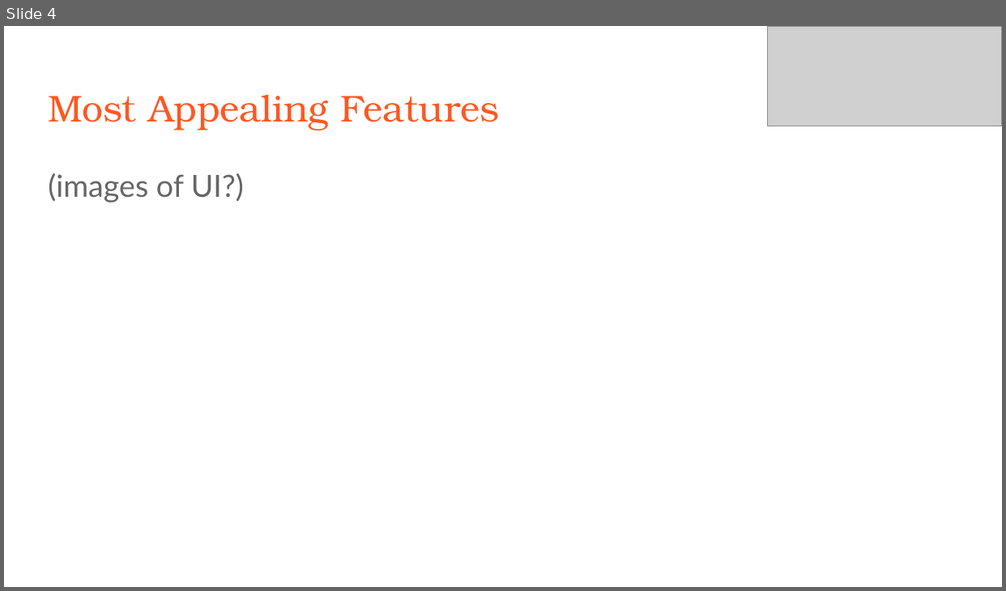
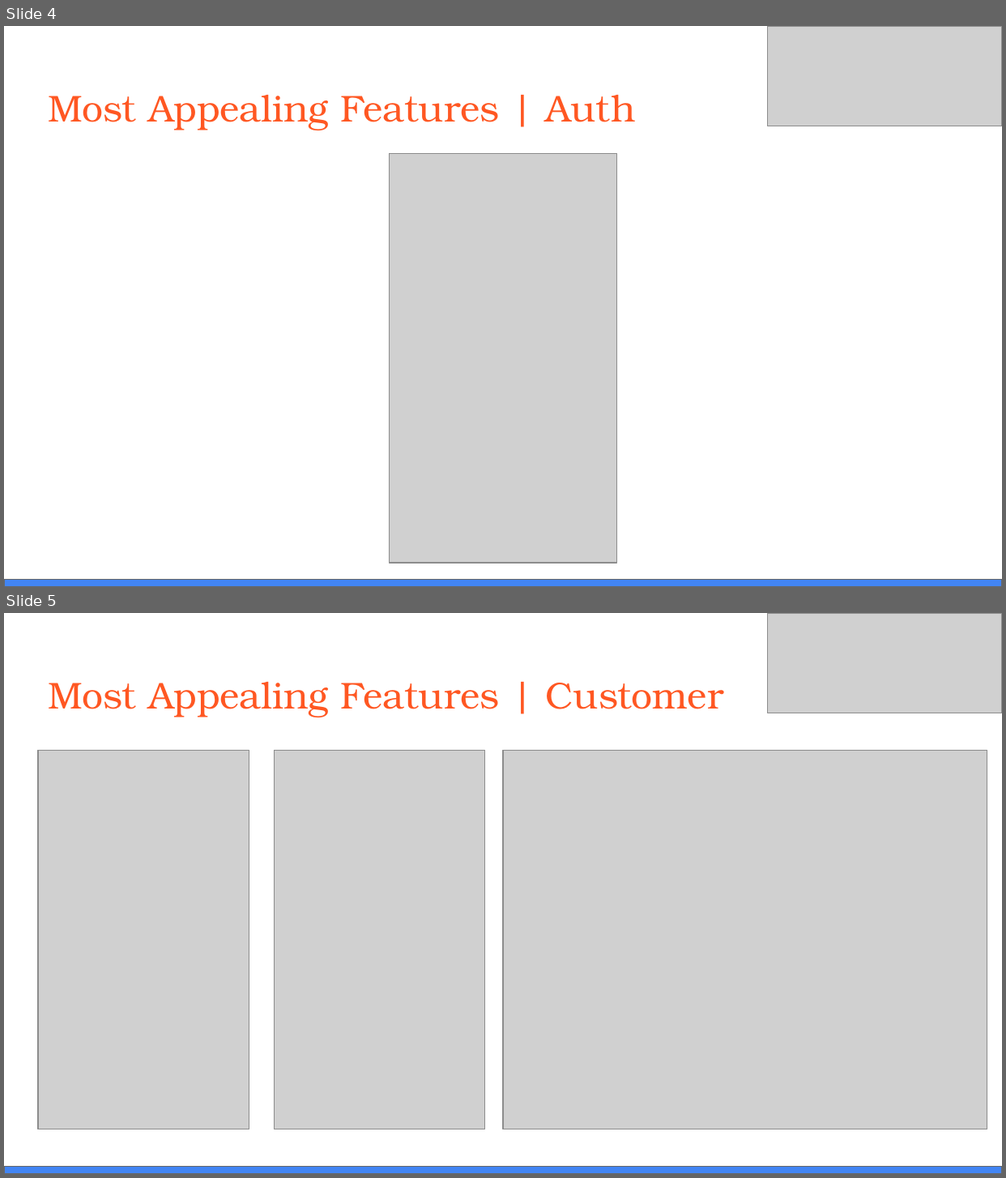
Before and after one commit to tmyarow/CS3704_Project, a slide deck: Restaurant Automation - Final Presentation.pptx. Shown one above the other, each under a label of ours: slide 4 before the commit, slides 4 and 5 after it. The pictures are 1006x591 and 1006x1178 pixels, drawn with LibreOffice and Linux fonts; fonts in the diff are those of the drawing; grey boxes stand for pictures. Boxes give left, top, right and bottom in pixels: in the first picture for what was removed or moved away, otherwise in the second. Text is boxed around its words. In the diff, an @@ line names an element or a change of style, - is before the commit and + after.

```diff
--- a/Restaurant Automation - Final Presentation.pptx
+++ b/Restaurant Automation - Final Presentation.pptx
@@ slide 5 added at bbox=[4, 613, 1002, 1174], background #FFFFFF @@
@@ picture added at bbox=[767, 613, 1002, 713] @@
@@ title added at bbox=[48, 682, 724, 717], 27 pt, text #FF5722 @@
+Most Appealing Features | Customer
@@ picture added at bbox=[38, 751, 249, 1130] @@
@@ picture added at bbox=[275, 751, 485, 1130] @@
@@ picture added at bbox=[503, 751, 987, 1130] @@
@@ rectangle added at bbox=[4, 1167, 1002, 1174], fill #4285F4, outline #666666 0.75 pt @@
@@ slide 4 changed as well @@
@@ title at bbox=[48, 95, 636, 130]: text changed @@
-Most Appealing Features
+Most Appealing Features | Auth
@@ picture added at bbox=[390, 154, 616, 563] @@
@@ text removed at bbox=[48, 173, 244, 203] @@
-(images of UI?)
@@ rectangle added at bbox=[4, 580, 1002, 587], fill #4285F4, outline #666666 0.75 pt @@
```
Also in this commit, not shown: 3 other slides changed, 5 other slides added, 3 slides removed.
